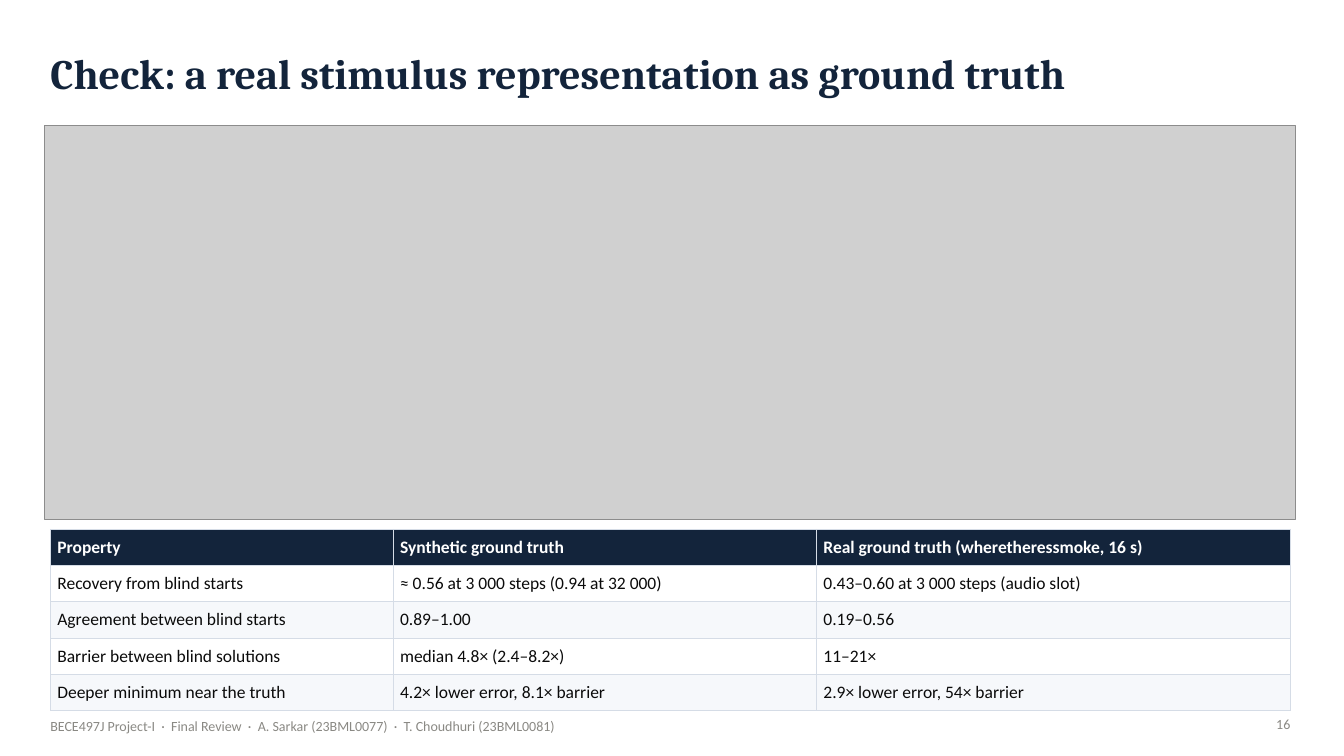
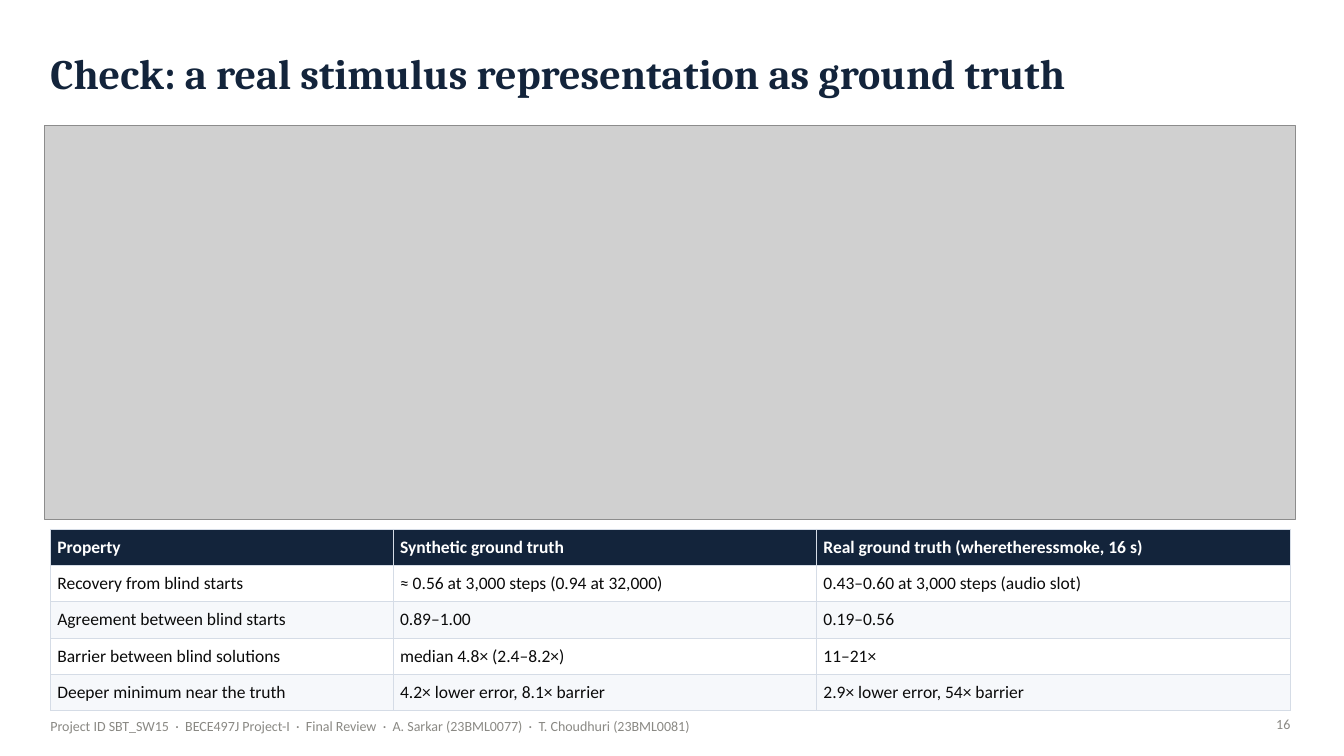
Before and after one commit to Ivxn404/semantic-decoding-tribe-inversion, a slide deck: slide 16 of deck/Final_Sarkar_Choudhuri.pptx. Drawn at 1344x756 pixels with LibreOffice and Linux fonts; fonts in the diff are those of the drawing; grey boxes stand for pictures. Boxes give left, top, right and bottom in pixels: in the first picture for what was removed or moved away, otherwise in the second. Text is boxed around its words. In the diff, an @@ line names an element or a change of style, - is before the commit and + after.

Commit message:
Review III submission files (SBT_SW15): thesis, presentation, poster, 90-s video

```diff
--- a/deck/Final_Sarkar_Choudhuri.pptx
+++ b/deck/Final_Sarkar_Choudhuri.pptx
@@ table at (x1=50, y1=529, x2=1291, y2=705) @@
-row 2, column 2: ≈ 0.56 at 3 000 steps (0.94 at 32 000)
+row 2, column 2: ≈ 0.56 at 3,000 steps (0.94 at 32,000)
-row 2, column 3: 0.43–0.60 at 3 000 steps (audio slot)
+row 2, column 3: 0.43–0.60 at 3,000 steps (audio slot)
@@ text at (x1=50, y1=721, x2=689, y2=733): text changed @@
-BECE497J Project-I · Final Review · A. Sarkar (23BML0077) · T. Choudhuri (23BML0081)
+Project ID SBT_SW15 · BECE497J Project-I · Final Review · A. Sarkar (23BML0077) · T. Choudhuri (23BML0081)
```
Also in this commit, not shown: 65 other slides changed, 9 other files.
